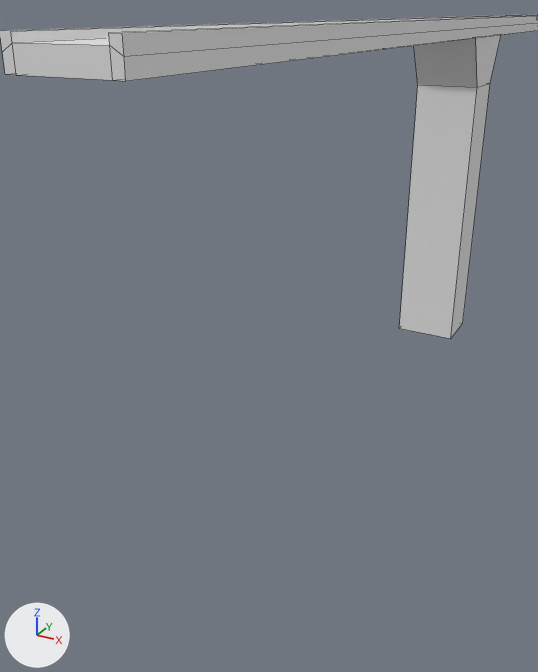
The Blender file Offish/Assets/untitled.blend: old version first, new version second.
Rendered twice from a 50 mm camera at (8.8, -31.6, 0.8) aimed at (-1.9, -12.3, -8.9). Lighting does not change. The marker at lower left points along +X, +Y and +Z. Mesh edges are drawn as thin lines.
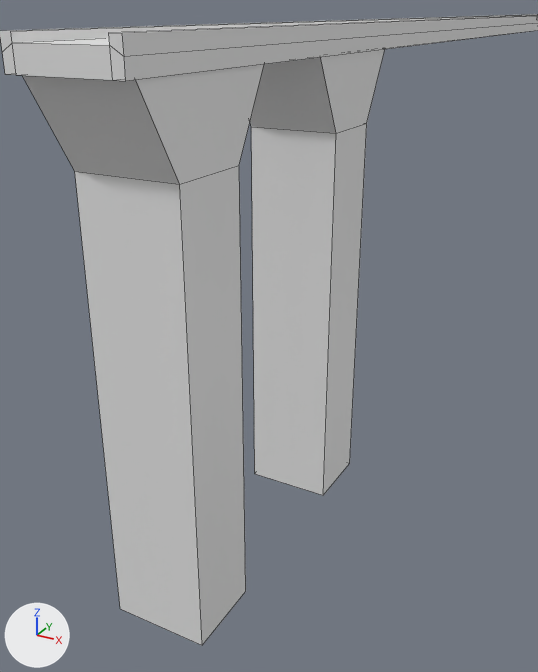
The change in detail:
Object 'Cube.001' (ob_cube_001) moves from (0.0, 0.0, -6.43) to (0.0, -20.04, -6.43).
Object 'Cube.002' (ob_cube_002) is new; it shows me_cube_002.
Its location is (0.0, -13.41, -6.43).
Its scale is (1.2, 1.0, 6.31).

Location of each change, [x1, y1, x2, y2] in pixels of the pictures (538 x 672 px):
'Cube.001', moved
    before: [399, 35, 501, 339]
    after: [22, 64, 264, 645]
'Cube.002', added
    after: [250, 49, 385, 496]
